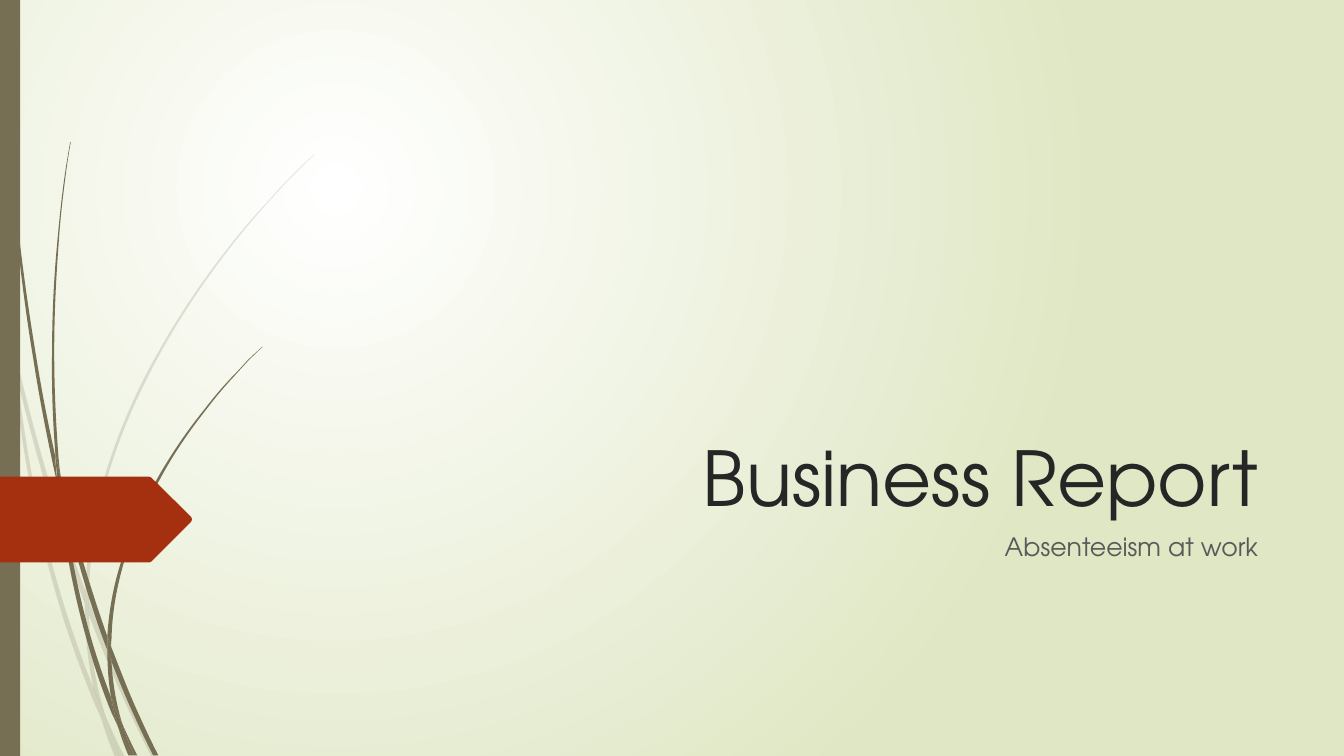
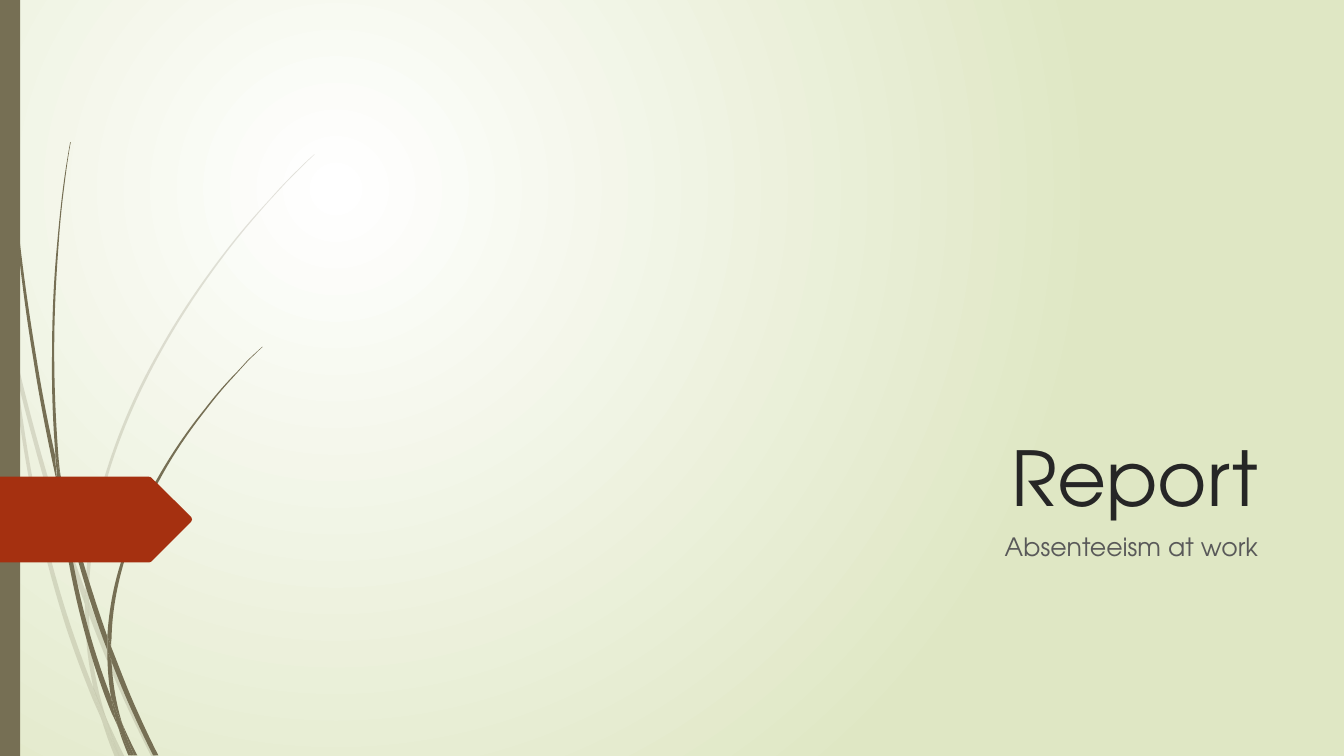
Before and after one commit to theshreyansh/Absenteeism-at-work, a slide deck: slide 1 of Business Report Absenteeism_at_work.pptx. Drawn at 1344x756 pixels with LibreOffice and Linux fonts; fonts in the diff are those of the drawing. Boxes give left, top, right and bottom in pixels: in the first picture for what was removed or moved away, otherwise in the second. Text is boxed around its words. In the diff, an @@ line names an element or a change of style, - is before the commit and + after.

Commit message:
Update report.pptx charts.xlsx automl-1 automl-2 data-modeling

```diff
--- a/Business Report Absenteeism_at_work.pptx
+++ b/Business Report Absenteeism_at_work.pptx
@@ title at [1011,450,1258,541]: text changed @@
-Business Report
+Report
```
Also in this commit, not shown: 4 other slides changed, 14 slides added, 2 slides removed, 7 other files.
